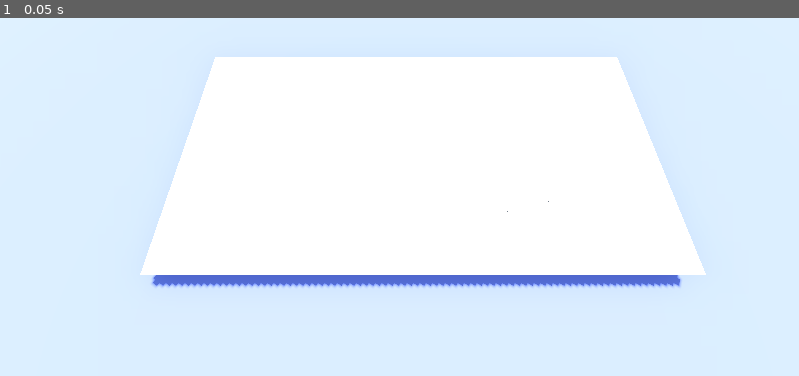
Above: before the commit, frame 1.
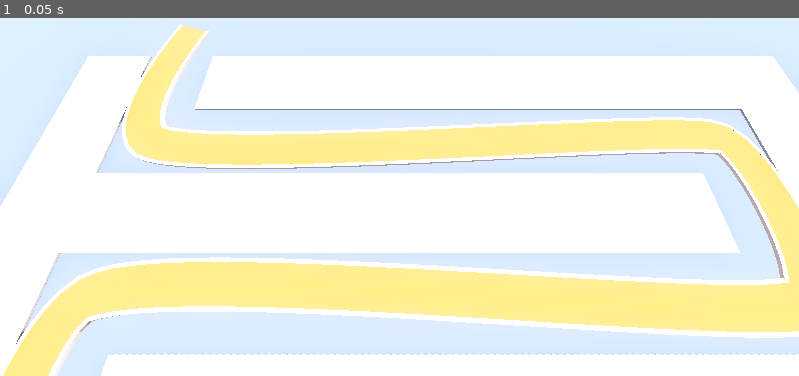
Above: after the commit, the same moment.

Repository: ConnerGordon/barbarian-blaster
Game: Godot game, scene res://levels/baselevel.tscn
Two runs of this game, one before a commit and one after it. Both use one fixed random seed, a clock stepped at 60 frames per second and the inputs below.
Inputs:
- Up to frame 1 (0.05 s): no input

The runs differ from the first frame. In frame 1, 51% of the frame differs, in the area x 0-100%, y 1-100%.

Commit message:
path and edges

Diff:
--- a/levels/baselevel.tscn
+++ b/levels/baselevel.tscn
@@ -17,6 +17,19 @@
 
 [sub_resource type="StandardMaterial3D" id="StandardMaterial3D_ad0v0"]
 albedo_color = Color(0.45296067, 0.49932075, 0.9287742, 1)
+
+[sub_resource type="Curve3D" id="Curve3D_ad0v0"]
+_data = {
+"points": PackedVector3Array(0, 0, 0, 0, 0, 0, -14.184987, 0, 19.048136, -1.9952202, 0, 2.017025, 1.9952202, 0, -2.017025, -13.994198, 0, 10.000763, -1.2262688, 0, 1.2205124, 1.2262688, 0, -1.2205124, 18, 0, 10, 1.1951561, 0, 1.1548831, -1.1951561, 0, -1.1548831, 17.990753, 0, 2.01445, 2.0024824, 0, 2.002482, -2.0024824, 0, -2.002482, -13.975792, 0, 1.9863364, 0, 0, 0, 0, 0, 0, -13.820629, 0, -6.395463),
+"tilts": PackedFloat32Array(0, 0, 0, 0, 0, 0)
+}
+point_count = 6
+
+[sub_resource type="StandardMaterial3D" id="StandardMaterial3D_n8muh"]
+albedo_color = Color(0.9999998, 0.5121635, 0.20956549, 1)
+
+[sub_resource type="StandardMaterial3D" id="StandardMaterial3D_ty5d8"]
+albedo_color = Color(1, 0.8577896, 0.78474844, 1)
 
 [node name="Baselevel" type="Node3D"]
 
@@ -37,6 +50,56 @@
 
 [node name="GridMap" type="GridMap" parent="."]
 mesh_library = ExtResource("1_ad0v0")
+cell_size = Vector3(4, 4, 4)
+cell_center_y = false
 data = {
-"cells": PackedInt32Array(65534, 0, 0, 0, 0, 0, 1, 0, 0, 2, 0, 0, 3, 0, 0, 4, 0, 0, 65531, 65535, 0, 65531, 0, 0, 65531, 1, 0, 65531, 2, 0, 65531, 3, 0, 65532, 65535, 0, 65532, 0, 0, 65532, 1, 0, 65532, 2, 0, 65532, 3, 0, 65533, 65535, 0, 65533, 0, 0, 65533, 1, 0, 65533, 2, 0, 65533, 3, 0, 65534, 65535, 0, 65534, 1, 0, 65534, 2, 0, 65534, 3, 0, 65535, 65535, 0, 65535, 0, 0, 65535, 1, 0, 65535, 2, 0, 65535, 3, 0, 0, 65535, 0, 0, 1, 0, 0, 2, 0, 0, 3, 0, 1, 65535, 0, 1, 1, 0, 1, 2, 0, 1, 3, 0, 2, 65535, 0, 2, 1, 0, 2, 2, 0, 2, 3, 0, 3, 65535, 0, 3, 1, 0, 3, 2, 0, 3, 3, 0, 4, 65535, 0, 4, 1, 0, 4, 2, 0, 4, 3, 0, 5, 65535, 0, 5, 0, 0, 5, 1, 0, 5, 2, 0, 5, 3, 0)
+"cells": PackedInt32Array(65531, 65535, 0, 65531, 0, 0, 65531, 1, 0, 65531, 2, 0, 65531, 3, 0, 65532, 1, 0, 65533, 65535, 0, 65533, 1, 0, 65533, 3, 0, 65534, 65535, 0, 65534, 1, 0, 65534, 3, 0, 65535, 65535, 0, 65535, 1, 0, 65535, 3, 0, 0, 65535, 0, 0, 1, 0, 0, 3, 0, 1, 65535, 0, 1, 1, 0, 1, 3, 0, 2, 65535, 0, 2, 1, 0, 2, 3, 0, 3, 65535, 0, 3, 1, 0, 3, 3, 0, 4, 65535, 0, 4, 3, 0, 5, 65535, 0, 5, 0, 0, 5, 1, 0, 5, 2, 0, 5, 3, 0)
 }
+
+[node name="Path3D" type="Path3D" parent="."]
+curve = SubResource("Curve3D_ad0v0")
+
+[node name="road" type="CSGPolygon3D" parent="Path3D"]
+polygon = PackedVector2Array(-1, 0, -1, 0.1, 1, 0.1, 1, 0)
+mode = 2
+path_node = NodePath("..")
+path_interval_type = 0
+path_interval = 0.5
+path_simplify_angle = 0.0
+path_rotation = 2
+path_rotation_accurate = false
+path_local = false
+path_continuous_u = true
+path_u_distance = 1.0
+path_joined = false
+material = SubResource("StandardMaterial3D_n8muh")
+
+[node name="leftedge" type="CSGPolygon3D" parent="Path3D"]
+polygon = PackedVector2Array(-1.1, 0, -1.1, 0.15, -0.9, 0.15, -0.9, 0.15)
+mode = 2
+path_node = NodePath("..")
+path_interval_type = 0
+path_interval = 0.5
+path_simplify_angle = 0.0
+path_rotation = 2
+path_rotation_accurate = false
+path_local = false
+path_continuous_u = true
+path_u_distance = 1.0
+path_joined = false
+material = SubResource("StandardMaterial3D_ty5d8")
+
+[node name="leftedge2" type="CSGPolygon3D" parent="Path3D"]
+polygon = PackedVector2Array(1.1, 0, 1.1, 0.15, 0.9, 0.15, 0.9, 0.15)
+mode = 2
+path_node = NodePath("..")
+path_interval_type = 0
+path_interval = 0.5
+path_simplify_angle = 0.0
+path_rotation = 2
+path_rotation_accurate = false
+path_local = false
+path_continuous_u = true
+path_u_distance = 1.0
+path_joined = false
+material = SubResource("StandardMaterial3D_ty5d8")
Not shown: 1 places in levels/baselevel.tscn that only renumber resources
